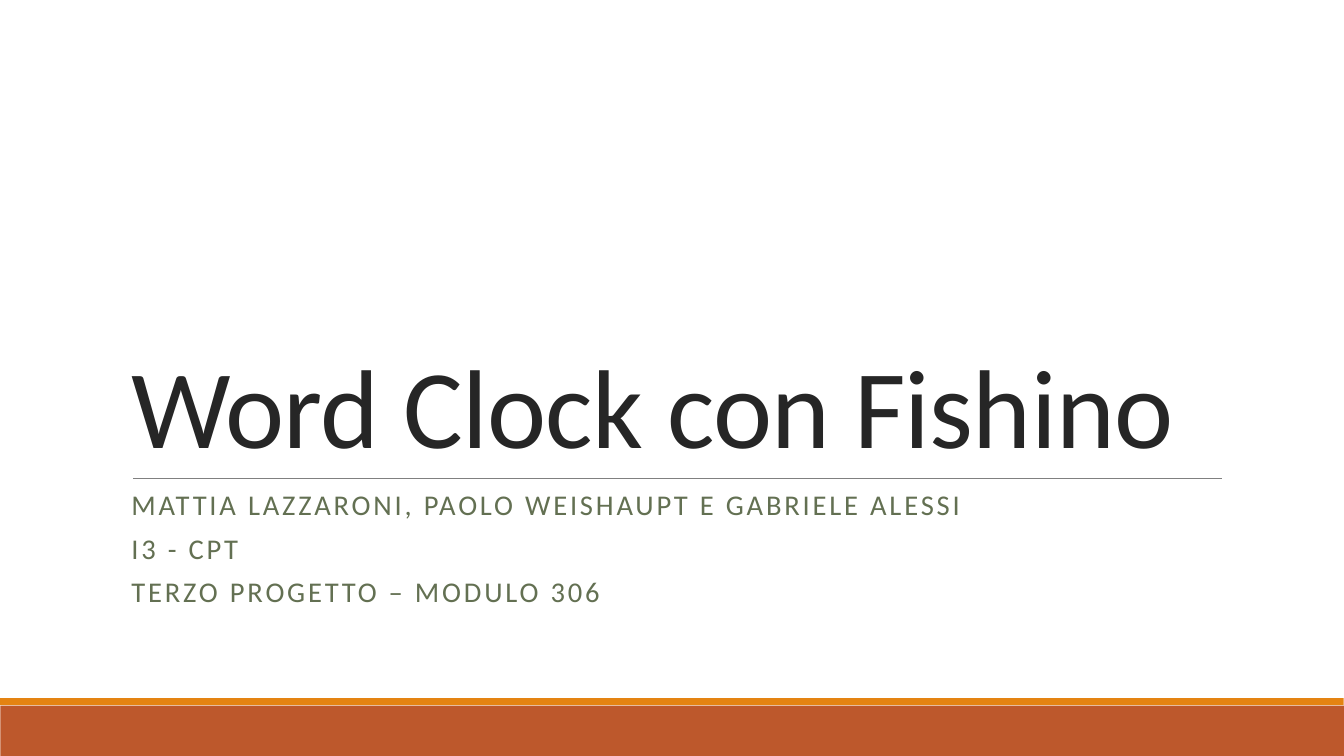
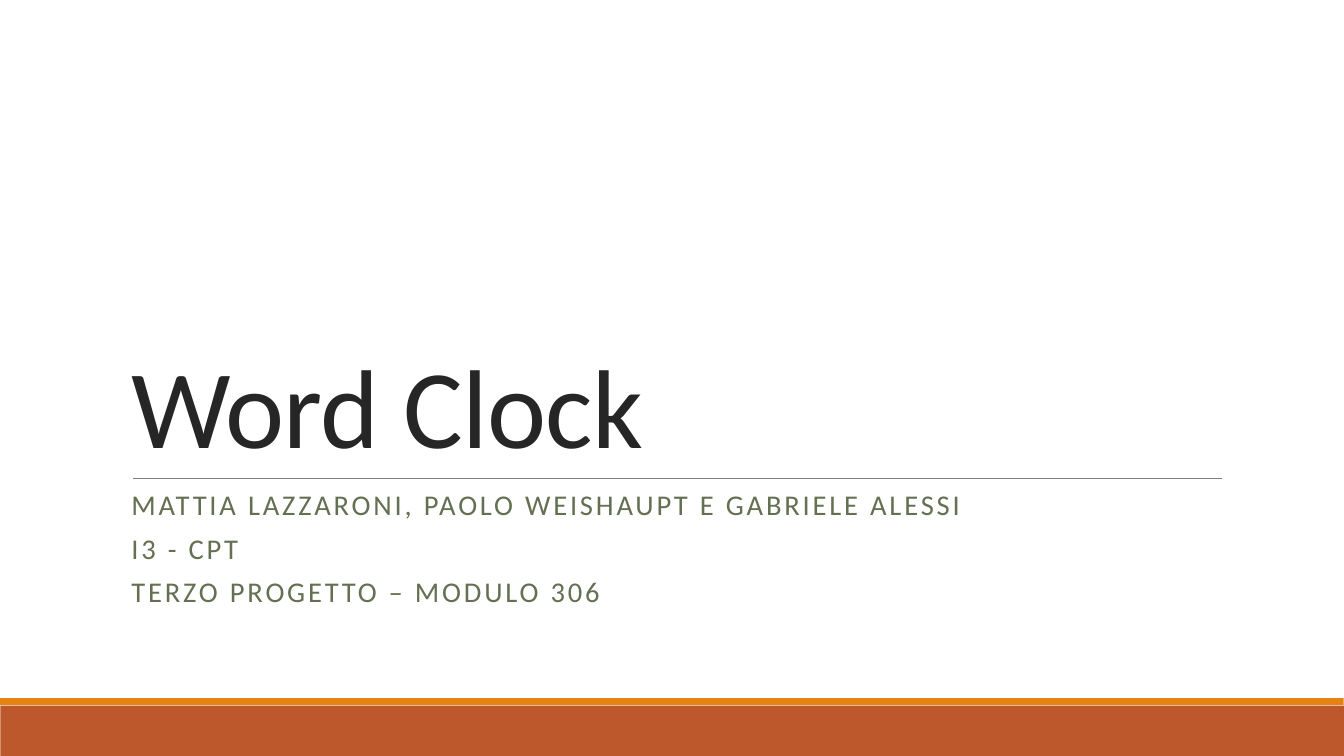
Before and after one commit to PaoloWeishaupt/Word-Clock, a slide deck: slide 1 of Presentazione/Presentazione_Word_Clock.pptx. Drawn at 1344x756 pixels with LibreOffice and Linux fonts; fonts in the diff are those of the drawing. Boxes give left, top, right and bottom in pixels: in the first picture for what was removed or moved away, otherwise in the second. Text is boxed around its words. In the diff, an @@ line names an element or a change of style, - is before the commit and + after.

```diff
--- a/Presentazione/Presentazione_Word_Clock.pptx
+++ b/Presentazione/Presentazione_Word_Clock.pptx
@@ title at (x1=131, y1=370, x2=643, y2=449): text changed @@
-Word Clock con Fishino
+Word Clock
```
Also in this commit, not shown: 4 other slides changed.
